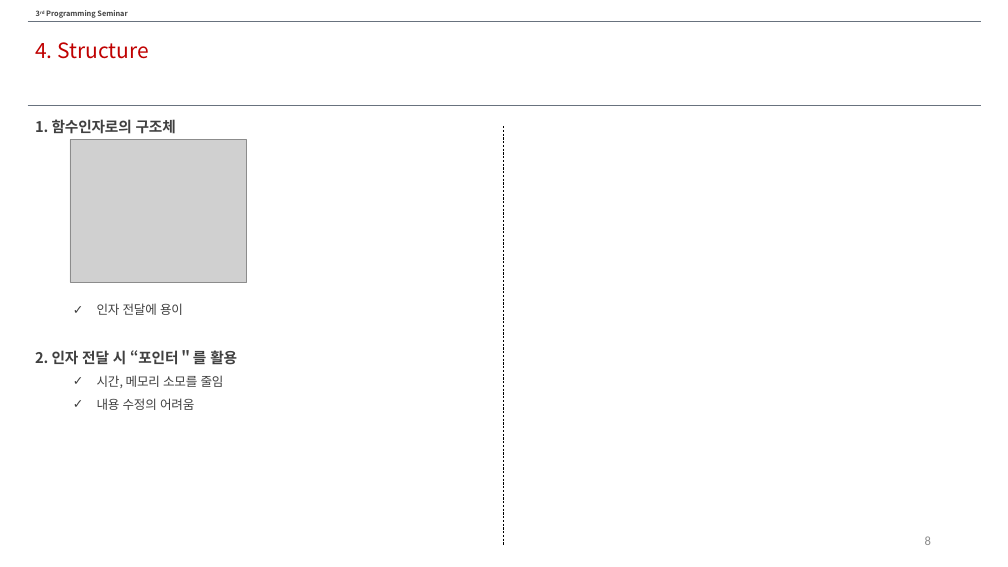
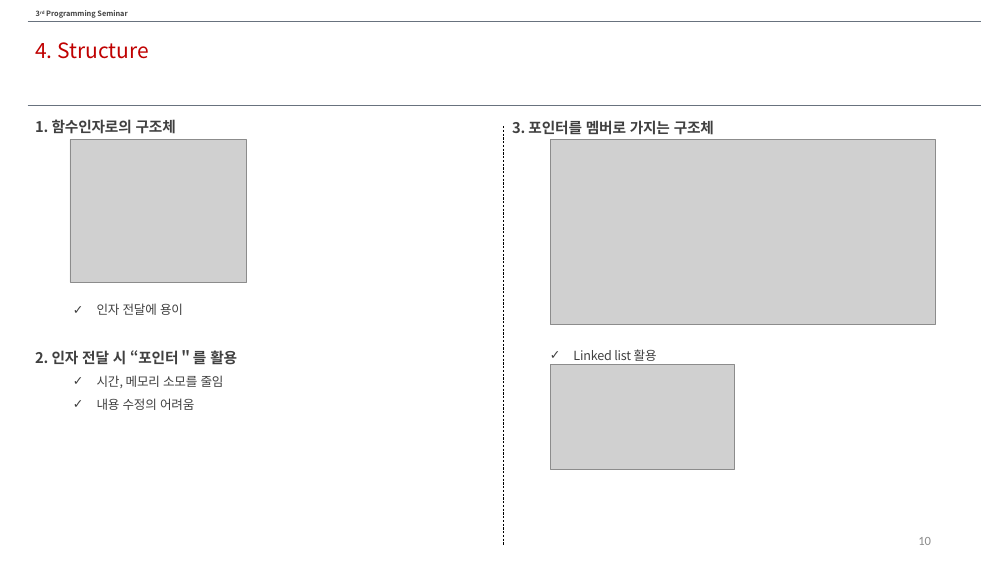
Before and after one commit to mystous/DSLab_Algo_Seminar, a slide deck: slide 10 of 001. 세미나 자료/02.2015/03. 3차시/20150305_DuhyunHwang_programmingSeminar.pptx (slide 8 before the commit). Drawn at 1008x567 pixels with LibreOffice and Linux fonts; fonts in the diff are those of the drawing; grey boxes stand for pictures. Boxes give left, top, right and bottom in pixels: in the first picture for what was removed or moved away, otherwise in the second. Text is boxed around its words. In the diff, an @@ line names an element or a change of style, - is before the commit and + after.

```diff
--- a/001. 세미나 자료/02.2015/03. 3차시/20150305_DuhyunHwang_programmingSeminar.pptx
+++ b/001. 세미나 자료/02.2015/03. 3차시/20150305_DuhyunHwang_programmingSeminar.pptx
@@ text added at (512, 120, 714, 361), 14 pt, text #404040, bold @@
+3. 포인터를 멤버로 가지는 구조체
+  ✓ Linked list 활용
@@ picture added at (551, 140, 935, 325) @@
@@ picture added at (551, 364, 735, 470) @@
@@ page number at (918, 537, 931, 545): text changed @@
-8
+10
```
Also in this commit, not shown: 2 other slides changed, 2 slides added.
